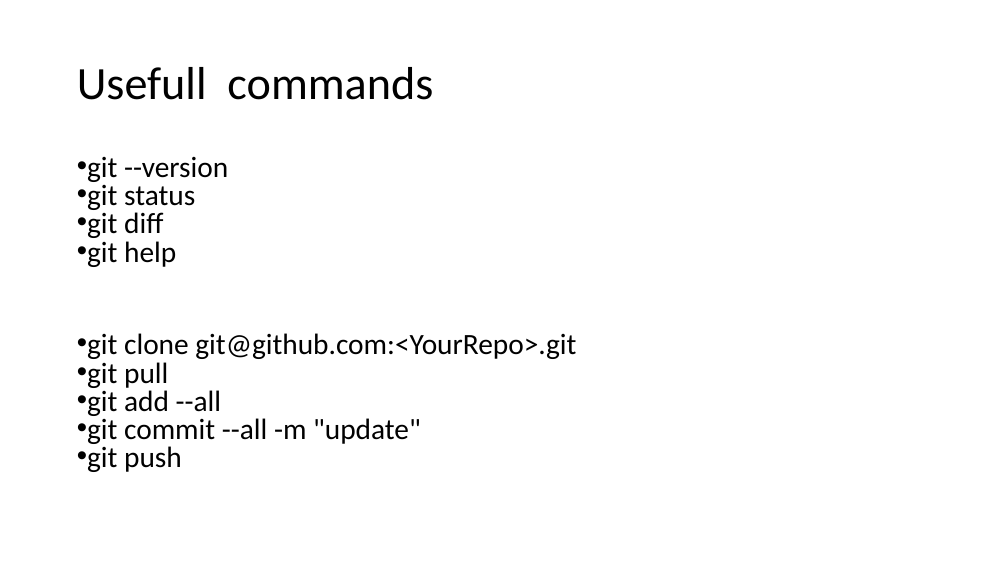
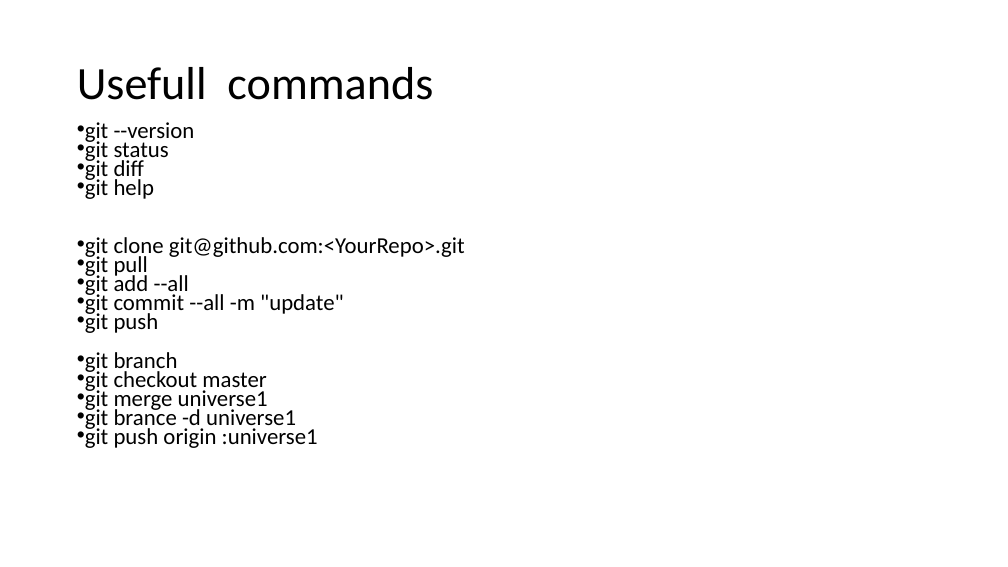
Before and after one commit to ToreAndreAsheim/tech-thursday, a slide deck: slide 9 of 2020-09-03 Git og Github/Git.pptx. Drawn at 1008x567 pixels with LibreOffice and Linux fonts; fonts in the diff are those of the drawing. Boxes give left, top, right and bottom in pixels: in the first picture for what was removed or moved away, otherwise in the second. Text is boxed around its words. In the diff, an @@ line names an element or a change of style, - is before the commit and + after.

```diff
--- a/2020-09-03 Git og Github/Git.pptx
+++ b/2020-09-03 Git og Github/Git.pptx
@@ text "git --version": place and size @@
-text "git --version" at bbox=[87, 157, 576, 472]
+text "git --version" at bbox=[85, 122, 465, 448]
@@ text at bbox=[85, 122, 465, 333]: size 28 to 21.7 pt in "git --version", "git status", "git diff", "git help" and 5 more places; line spacing 0.8 to 0.7 @@
@@ text at bbox=[85, 352, 318, 448]: paragraphs added @@
+• git branch
+• git checkout master
+• git merge universe1
+• git brance -d universe1
+• git push origin :universe1
```
Also in this commit, not shown: 1 other slide changed.
